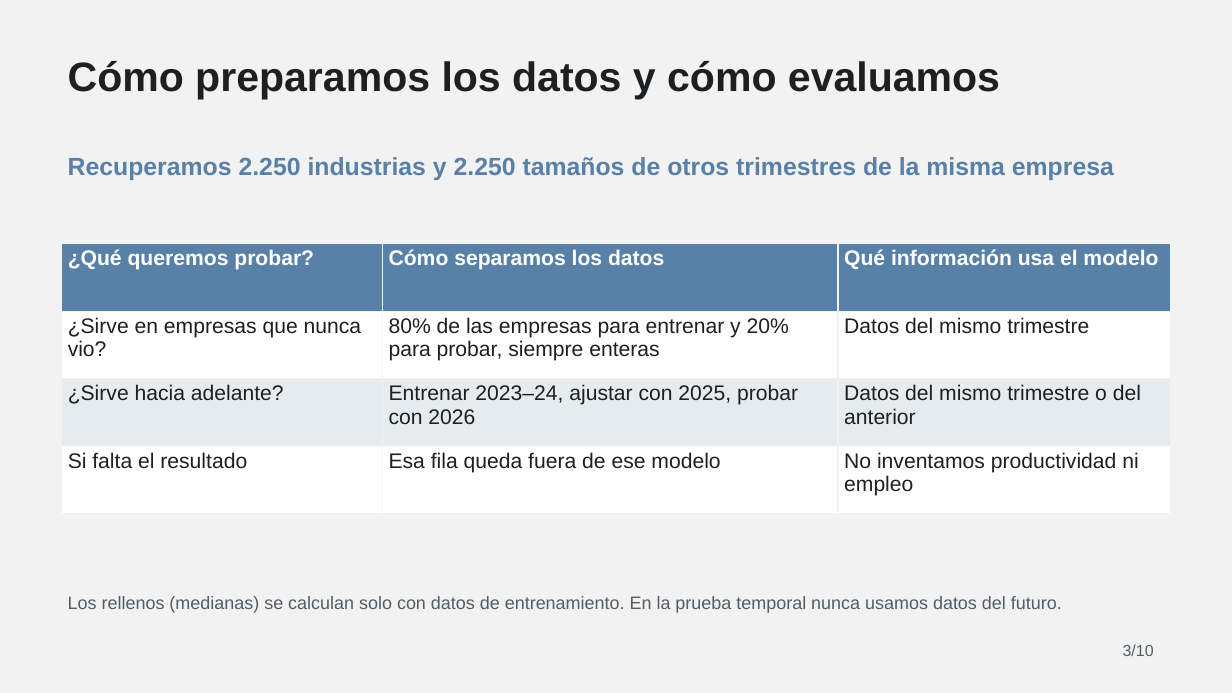
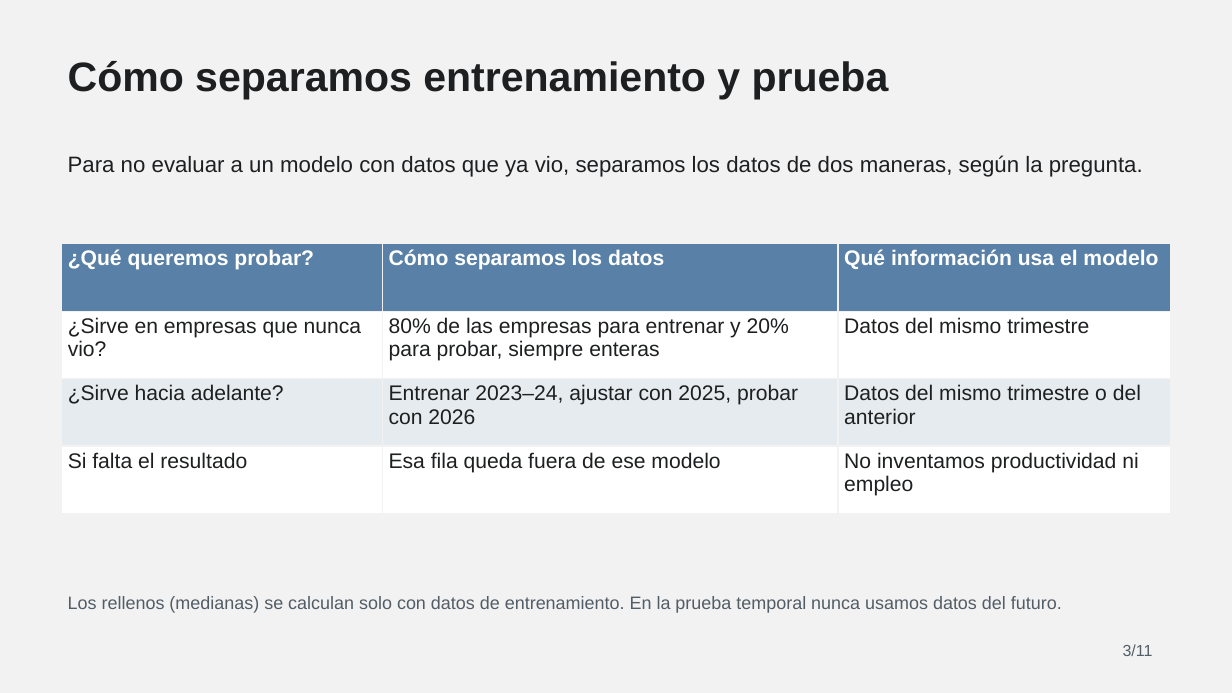
Before and after one commit to Ericsig/DiploDatos, a slide deck: slide 3 of deck/IA_en_las_empresas_presentation_v3.pptx (slide 2 before the commit). Drawn at 1232x693 pixels with LibreOffice and Linux fonts; fonts in the diff are those of the drawing. Boxes give left, top, right and bottom in pixels: in the first picture for what was removed or moved away, otherwise in the second. Text is boxed around its words. In the diff, an @@ line names an element or a change of style, - is before the commit and + after.

```diff
--- a/deck/IA_en_las_empresas_presentation_v3.pptx
+++ b/deck/IA_en_las_empresas_presentation_v3.pptx
@@ text at <box>68,61,889,99</box>: text changed @@
-Cómo preparamos los datos y cómo evaluamos
+Cómo separamos entrenamiento y prueba
@@ text at <box>68,155,1143,177</box>: text changed; size 29 to 26 pt; text colour #5980A6 to #1D1F20; bold off @@
-Recuperamos 2.250 industrias y 2.250 tamaños de otros trimestres de la misma empresa
+Para no evaluar a un modelo con datos que ya vio, separamos los datos de dos maneras, según la pregunta.
@@ text at <box>1123,644,1153,656</box>: text changed @@
-3/10
+3/11
```
Also in this commit, not shown: 9 other slides changed, 1 slide added, 13 other files.
